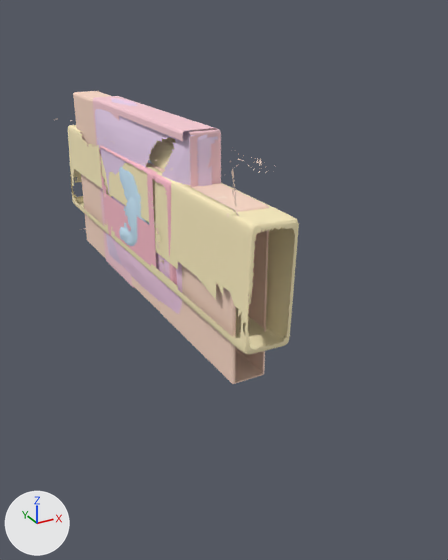
An edit to the glTF model static/generation_img/0a3d54c6c030444aaa334ba6db9110f6/view_input_colored.glb, drawn before and after from the same camera.
Both versions are drawn from a 50 mm lens placed at (-0.385, -0.955, 0.315), pointed at (0.144, 0.006, -0.165). Arrows for +X, +Y and +Z are at lower left; the lights stay in place. The first picture is the older version. Where no turn or scale is listed for an object, it has been applied to the vertices.

Names of what the first picture shows: 'geometry_0', 'geometry_11', 'geometry_16', 'geometry_17', 'geometry_3', 'geometry_4', 'geometry_5', 'geometry_6', 'geometry_7', 'geometry_9'.
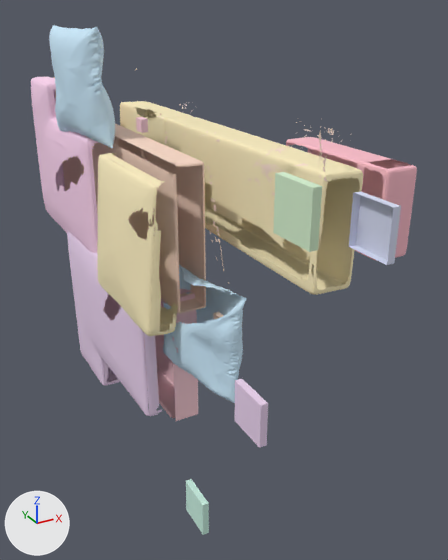
What changed in the scene script:
```text
Change me_geometry_18:
    remove me_geometry_18.from_pydata(...)  # 29 vertices, 44 faces; spans x -0.122..-0.1119, y -0.4875..-0.4262, z -0.2327..-0.1715
    add me_geometry_18.from_pydata(...)  # 29 vertices, 44 faces; spans x -0.1726..-0.1625, y -0.9028..-0.8416, z -0.3729..-0.3117
    me_geometry_18 part 1: the whole mesh is moved by (-0.0506, -0.4154, -0.1401)
Change me_geometry_17:
    remove me_geometry_17.from_pydata(...)  # 2523 vertices, 4077 faces; spans x 0.006..0.081, y 0.044..0.265, z 0.091..0.29
    add me_geometry_17.from_pydata(...)  # 2523 vertices, 4077 faces; spans x -0.034..0.04, y 0.258..0.479, z 0.276..0.475
    me_geometry_17 part 2: the whole mesh is moved by (-0.041, 0.214, 0.185)
Change me_geometry_16:
    remove me_geometry_16.from_pydata(...)  # 914 vertices, 1554 faces; spans x 0.165..0.24, y -0.421..0.338, z -0.122..0.053
    add me_geometry_16.from_pydata(...)  # 914 vertices, 1554 faces; spans x 0.301..0.376, y -0.373..0.386, z -0.089..0.087
    me_geometry_16 part 3: the whole mesh is moved by (0.136, 0.047, 0.033)
Change me_geometry_13:
    remove me_geometry_13.from_pydata(...)  # 31 vertices, 48 faces; spans x -0.125..-0.1145, y -0.2305..-0.1693, z -0.4869..-0.4256
    add me_geometry_13.from_pydata(...)  # 31 vertices, 48 faces; spans x -0.1787..-0.1681, y -0.4947..-0.4334, z -0.902..-0.8408
    me_geometry_13 part 4: the whole mesh is moved by (-0.0537, -0.2641, -0.4152)
Change me_geometry_11:
    remove me_geometry_11.from_pydata(...)  # 331 vertices, 579 faces; spans x 0.06..0.113, y -0.168..0.489, z -0.08..0.239
    add me_geometry_11.from_pydata(...)  # 331 vertices, 579 faces; spans x 0.076..0.13, y 0.042..0.699, z -0.069..0.25
    me_geometry_11 part 5: the whole mesh is moved by (0.017, 0.21, 0.011)
Change me_geometry_9:
    remove me_geometry_9.from_pydata(...)  # 1244 vertices, 2130 faces; spans x -0.01..0.061, y 0.084..0.496, z -0.088..0.242
    add me_geometry_9.from_pydata(...)  # 1244 vertices, 2130 faces; spans x -0.049..0.021, y 0.442..0.855, z -0.079..0.251
    me_geometry_9 part 6: the whole mesh is moved by (-0.039, 0.359, 0.009)
Change me_geometry_8:
    remove me_geometry_8.from_pydata(...)  # 33 vertices, 52 faces; spans x -0.1219..-0.1119, y -0.4824..-0.4211, z 0.1715..0.2328
    add me_geometry_8.from_pydata(...)  # 33 vertices, 52 faces; spans x -0.173..-0.1629, y -0.9736..-0.9124, z 0.3097..0.3709
    me_geometry_8 part 7: the whole mesh is moved by (-0.0511, -0.4912, 0.1382)
Change me_geometry_7:
    remove me_geometry_7.from_pydata(...)  # 447 vertices, 751 faces; spans x 0.42..0.494, y -0.239..0.08, z -0.062..0.113
    add me_geometry_7.from_pydata(...)  # 447 vertices, 751 faces; spans x 0.828..0.902, y -0.246..0.073, z -0.09..0.085
    me_geometry_7 part 8: the whole mesh is moved by (0.408, -0.006, -0.028)
Change me_geometry_6:
    remove me_geometry_6.from_pydata(...)  # 1208 vertices, 1960 faces; spans x -0.007..0.061, y -0.168..0.243, z -0.496..-0.166
    add me_geometry_6.from_pydata(...)  # 1208 vertices, 1960 faces; spans x -0.048..0.02, y -0.032..0.38, z -0.779..-0.449
    me_geometry_6 part 9: the whole mesh is moved by (-0.041, 0.137, -0.282)
Change me_geometry_5:
    remove me_geometry_5.from_pydata(...)  # 2056 vertices, 3590 faces; spans x -0.113..-0.032, y -0.252..-0.045, z -0.28..-0.094
    add me_geometry_5.from_pydata(...)  # 2056 vertices, 3590 faces; spans x -0.09..-0.008, y -0.379..-0.171, z -0.46..-0.275
    me_geometry_5 part 10: the whole mesh is moved by (0.023, -0.126, -0.18)
Change me_geometry_4:
    remove me_geometry_4.from_pydata(...)  # 721 vertices, 1175 faces; spans x -0.006..0.058, y -0.172..0.087, z -0.089..0.166
    add me_geometry_4.from_pydata(...)  # 721 vertices, 1175 faces; spans x -0.053..0.012, y -0.18..0.079, z -0.139..0.117
    me_geometry_4 part 11: the whole mesh is moved by (-0.046, -0.008, -0.049)
Change me_geometry_3:
    remove me_geometry_3.from_pydata(...)  # 1498 vertices, 882 faces; spans x -0.087..0.039, y -0.361..0.427, z -0.099..0.212
    add me_geometry_3.from_pydata(...)  # 1498 vertices, 882 faces; spans x -0.026..0.1, y -0.433..0.355, z -0.052..0.259
    me_geometry_3 part 12: the whole mesh is moved by (0.061, -0.072, 0.047)
Change me_geometry_2:
    remove me_geometry_2.from_pydata(...)  # 33 vertices, 52 faces; spans x 0.1089..0.1194, y -0.483..-0.4218, z 0.0109..0.0721
    add me_geometry_2.from_pydata(...)  # 33 vertices, 52 faces; spans x 0.157..0.1675, y -0.9746..-0.9134, z 0.1164..0.1776
    me_geometry_2 part 13: the whole mesh is moved by (0.0481, -0.4915, 0.1055)
Change me_geometry_0:
    remove me_geometry_0.from_pydata(...)  # 190 vertices, 333 faces; spans x 0.06..0.113, y -0.169..0.235, z -0.495..-0.168
    add me_geometry_0.from_pydata(...)  # 190 vertices, 333 faces; spans x 0.08..0.133, y -0.041..0.363, z -0.798..-0.472
    me_geometry_0 part 14: the whole mesh is moved by (0.02, 0.128, -0.304)
```

Boxes (x1, y1, x2, y2) around the edits, measured in the pictures (448 x 560 px):
'geometry_16', moved
    before: (68, 125, 299, 355)
    after: (120, 101, 363, 295)
'geometry_11', moved
    before: (73, 91, 269, 384)
    after: (54, 77, 206, 314)
'geometry_6', moved
    before: (95, 99, 218, 265)
    after: (67, 232, 162, 416)
'geometry_4', moved
    before: (149, 137, 176, 169)
    after: (97, 153, 178, 336)
'geometry_9', moved
    before: (110, 98, 182, 314)
    after: (31, 77, 99, 253)
'geometry_5', moved
    before: (119, 197, 137, 246)
    after: (163, 265, 246, 403)
'geometry_7', moved
    before: (99, 145, 177, 285)
    after: (286, 137, 417, 261)
'geometry_17', moved
    before: (119, 160, 152, 232)
    after: (49, 25, 115, 148)
'geometry_0', moved
    before: (93, 96, 221, 288)
    after: (103, 289, 198, 421)
'geometry_8', moved (not visible before)
    after: (273, 172, 322, 252)
'geometry_2', moved (not visible before)
    after: (349, 191, 401, 265)
'geometry_18', moved (not visible before)
    after: (235, 379, 268, 448)
'geometry_13', moved (not visible before)
    after: (186, 479, 209, 535)
'geometry_3', moved
    before: (57, 90, 268, 271)
    after: (134, 68, 339, 283)
